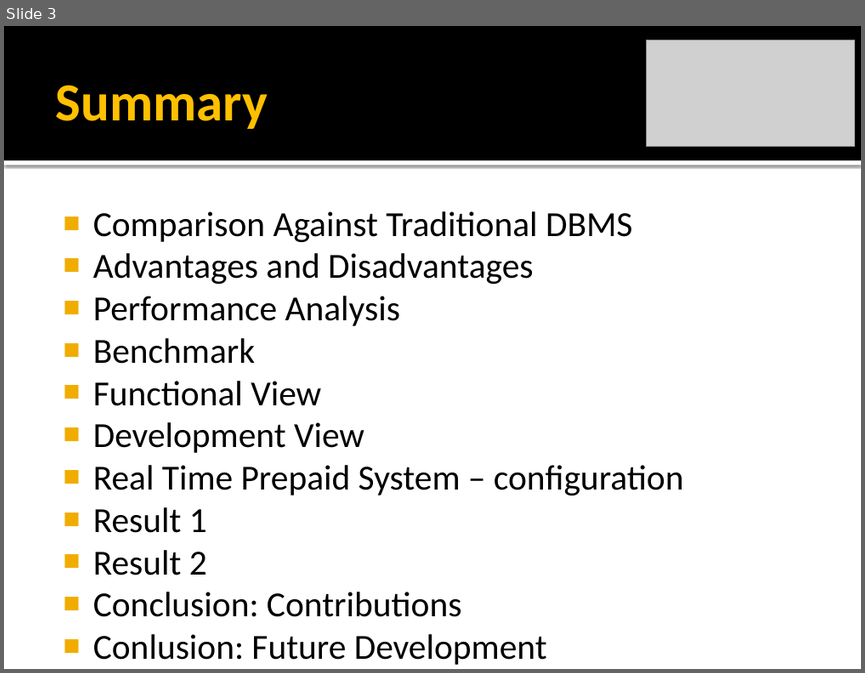
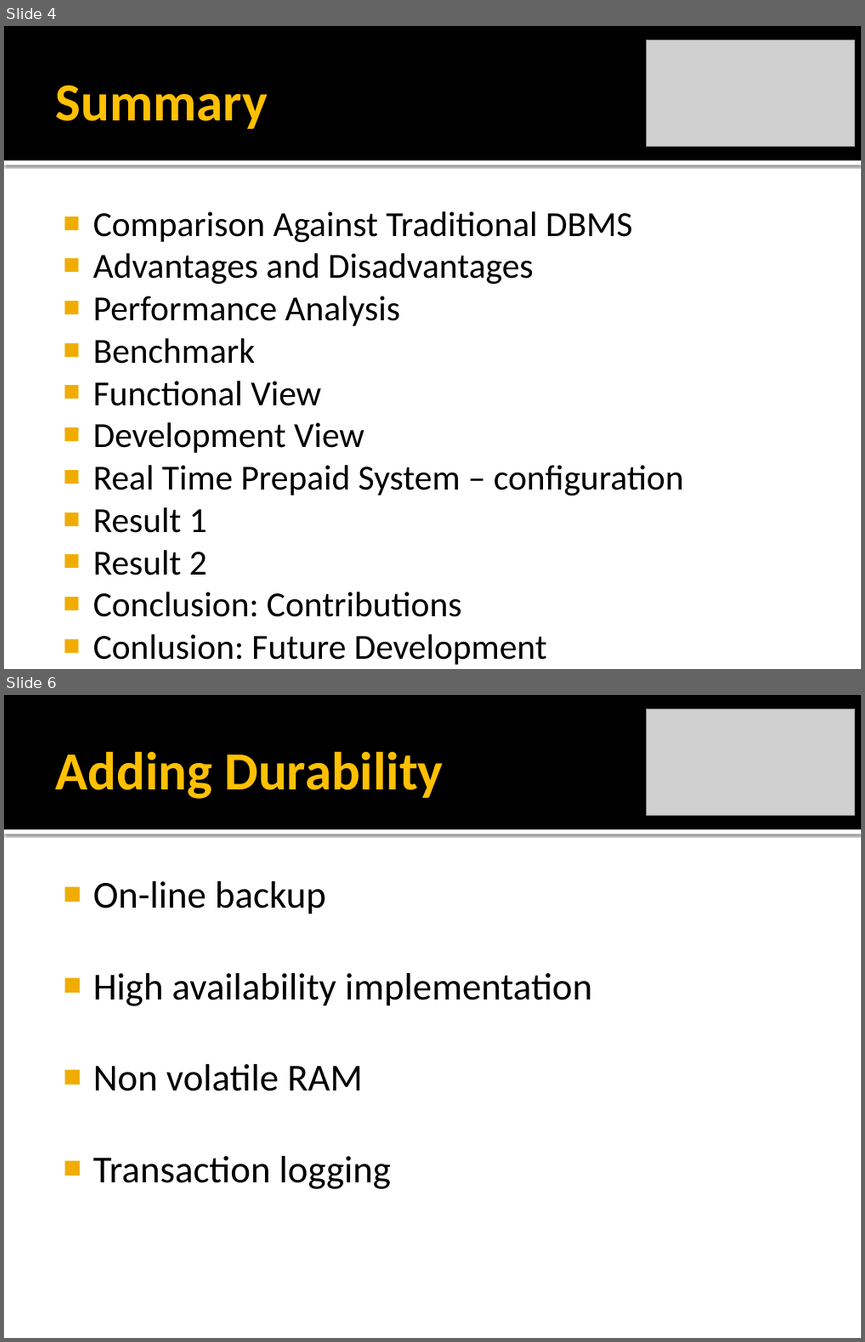
Before and after one commit to rickilama54/portable-db-bench, a slide deck: tesi/presentazione/Barbagallo-IMDB.pptx. Shown one above the other, each under a label of ours: slide 3 before the commit, slides 4 and 6 after it; the slides between them are not shown. The pictures are 865x673 and 865x1342 pixels, drawn with LibreOffice and Linux fonts; fonts in the diff are those of the drawing; grey boxes stand for pictures. Boxes give left, top, right and bottom in pixels: in the first picture for what was removed or moved away, otherwise in the second. Text is boxed around its words. In the diff, an @@ line names an element or a change of style, - is before the commit and + after.

Commit message:
backup presentation

```diff
--- a/tesi/presentazione/Barbagallo-IMDB.pptx
+++ b/tesi/presentazione/Barbagallo-IMDB.pptx
@@ slide 6 added at (x1=4, y1=695, x2=861, y2=1338), background #FFFFFF; not listed: 2 template elements that a slide beside it also shows @@
@@ picture added at (x1=647, y1=709, x2=854, y2=816) @@
@@ title added at (x1=55, y1=751, x2=443, y2=799), 45 pt, text #FFC000, bold @@
+Adding Durability
@@ text added at (x1=93, y1=881, x2=592, y2=1189), 32 pt, text #000000 @@
+■ On-line backup
+■ High availability implementation
+■ Non volatile RAM
+■ Transaction logging
@@ what was slide 3 is now slide 4 @@
```
Also in this commit, not shown: 1 slide changed, 10 other slides added, 9 slides removed.
